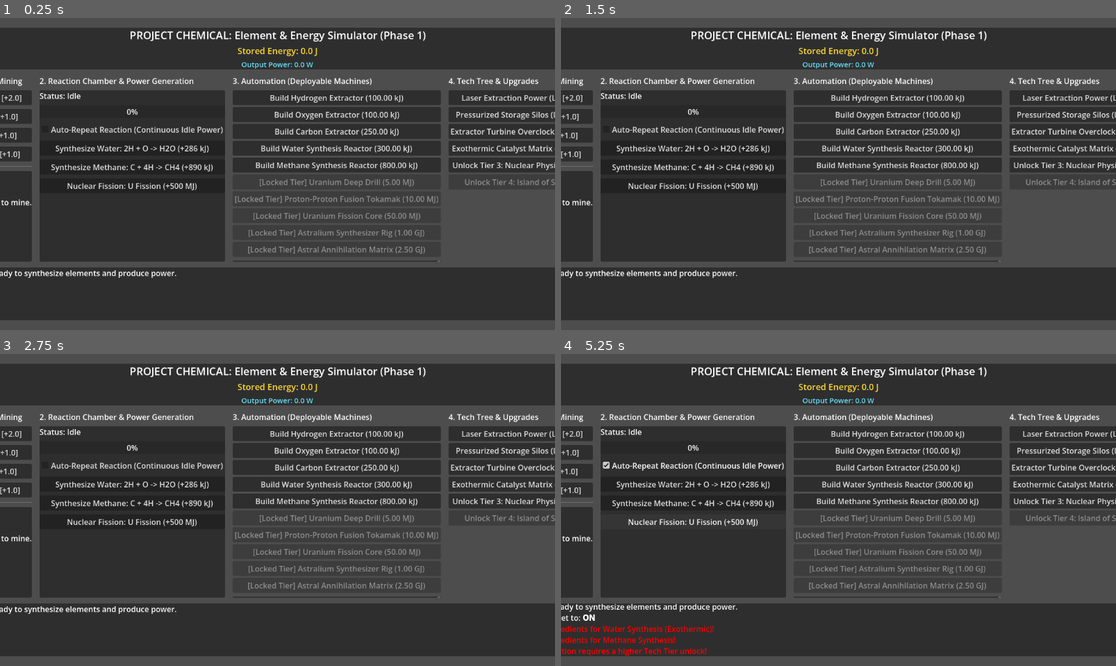
Above: before the commit, frames 1-4 (two rows, left to right).
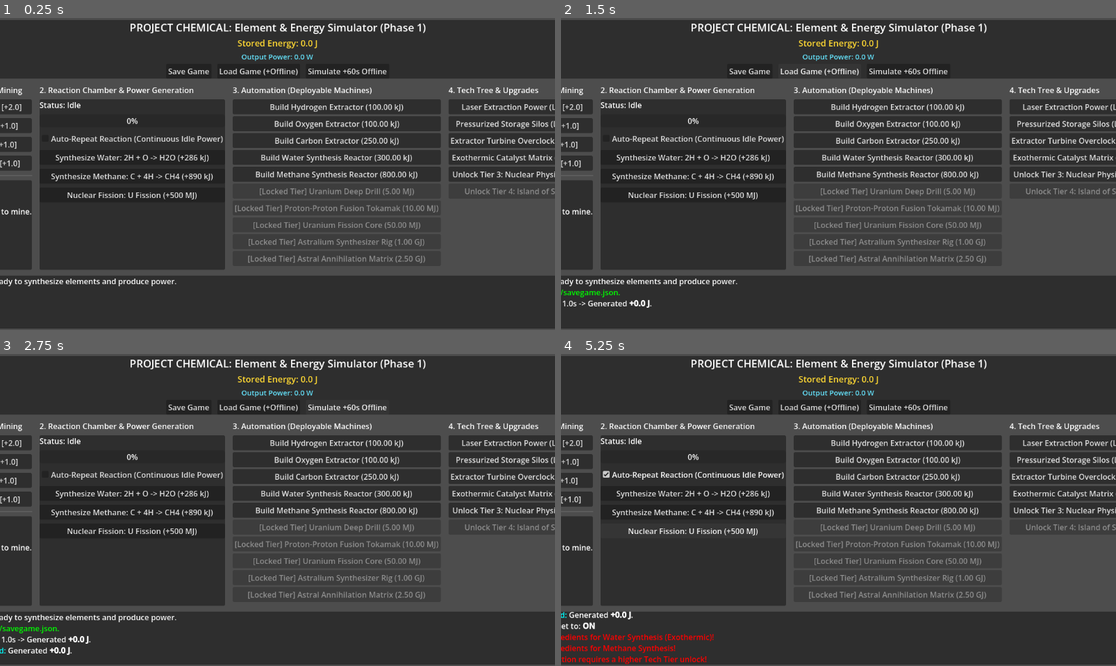
Above: after the commit, the same moments.

Repository: Aramanthy/project_chemical
Game: Godot game, scene res://src/scenes/main.tscn
The game is run twice, just before and just after one commit, with the same random seed, the same clock (stepped at 60 frames per second) and the same inputs.
Inputs (mouse positions are in pixels of both pictures, inside the frame that each line leads up to):
- Up to frame 1 (0.25 s): no input
- Up to frame 2 (1.5 s): click (749, 71) at 0.5 s, where only the run after the commit has a clickable "Save Game"; click (821, 71) at 1.25 s, where only the run after the commit has a clickable "Load Game (+Offline)"
- Up to frame 3 (2.75 s): click (349, 407) at 2 s, where only the run after the commit has a clickable "Simulate +60s Offline"
- Up to frame 4 (5.25 s): click "Auto-Repeat Reaction (Continu…" at 2.75 s; click "Synthesize Water: 2H + O -> H…" at 3.5 s; click "Synthesize Methane: C + 4H ->…" at 4.25 s; click "Nuclear Fission: U Fission (+…" at 5 s

The runs differ from the first frame. In frame 1, 27% of the frame differs, in the area x 0-100%, y 0-100%; in frame 2, 27%; in frame 3, 27%; in frame 4, 28%.

Commit message:
feat(persistence): add JSON save/load system and offline progress replay
- SaveSystem with to_dict/from_dict, file I/O, and bounded offline progress
- step_dt support in SimulationLoop
- Save / Load / Simulate +60s Offline UI controls in main scene
- 4 unit/integration tests in test_save_system.gd (49 total)

Diff:
--- a/src/scenes/main.gd
+++ b/src/scenes/main.gd
@@ -199,6 +199,37 @@
 	chamber.auto_repeat = button_pressed
 	_log("Auto-repeat reactor set to: [b]%s[/b]" % ("ON" if button_pressed else "OFF"))
 
+func _on_save_pressed() -> void:
+	if SaveSystem.save_to_file(game_state):
+		_log("[color=lime]Game saved to %s.[/color]" % SaveSystem.DEFAULT_SAVE_PATH)
+	else:
+		_log("[color=red]Failed to save game![/color]")
+
+func _on_load_pressed() -> void:
+	var res: Dictionary = SaveSystem.load_from_file(game_state, sim)
+	if not res.get("ok", false):
+		_log("[color=red]Load failed (%s).[/color]" % str(res.get("error", "unknown")))
+		return
+	game_state.sync_chamber_modifiers(chamber)
+	_update_energy_ui()
+	_update_inventory_ui()
+	_update_machine_list()
+	_update_upgrade_buttons()
+	var offline: Dictionary = res.get("offline", {})
+	var elapsed: float = float(offline.get("elapsed_seconds", 0.0))
+	var gained: float = float(offline.get("energy_gained", 0.0))
+	_log("[color=lime]Game loaded![/color] Offline %.1fs -> Generated [b]+%s[/b]." % [
+		elapsed, EnergySystem.format_joules(gained)
+	])
+
+func _on_simulate_offline_pressed() -> void:
+	var report: Dictionary = SaveSystem.apply_offline_progress(game_state, sim, 60.0)
+	_update_energy_ui()
+	_update_inventory_ui()
+	_update_machine_list()
+	_update_upgrade_buttons()
+	_log("[color=aqua]Offline +60s simulated:[/color] Generated [b]+%s[/b]." % EnergySystem.format_joules(report["energy_gained"]))
+
 func _trigger_recipe(recipe_id: String) -> void:
 	var recipe: Dictionary = ElementData.get_recipe(recipe_id)
 	if not game_state.is_recipe_unlocked(recipe_id):
--- a/src/scenes/main.tscn
+++ b/src/scenes/main.tscn
@@ -51,6 +51,23 @@
 text = "Output Power: 0.0 W"
 horizontal_alignment = 1
 
+[node name="SaveRow" type="HBoxContainer" parent="VBoxContainer/Header/VBox"]
+layout_mode = 2
+alignment = 1
+theme_override_constants/separation = 12
+
+[node name="SaveButton" type="Button" parent="VBoxContainer/Header/VBox/SaveRow"]
+layout_mode = 2
+text = "Save Game"
+
+[node name="LoadButton" type="Button" parent="VBoxContainer/Header/VBox/SaveRow"]
+layout_mode = 2
+text = "Load Game (+Offline)"
+
+[node name="OfflineButton" type="Button" parent="VBoxContainer/Header/VBox/SaveRow"]
+layout_mode = 2
+text = "Simulate +60s Offline"
+
 [node name="Body" type="HBoxContainer" parent="VBoxContainer"]
 layout_mode = 2
 size_flags_vertical = 3
@@ -196,3 +213,6 @@
 [connection signal="pressed" from="VBoxContainer/Body/RightCol/ChamberPanel/VBox/WaterBtn" to="." method="_on_start_water_reaction_pressed"]
 [connection signal="pressed" from="VBoxContainer/Body/RightCol/ChamberPanel/VBox/MethaneBtn" to="." method="_on_start_methane_reaction_pressed"]
 [connection signal="pressed" from="VBoxContainer/Body/RightCol/ChamberPanel/VBox/FissionBtn" to="." method="_on_start_fission_reaction_pressed"]
+[connection signal="pressed" from="VBoxContainer/Header/VBox/SaveRow/SaveButton" to="." method="_on_save_pressed"]
+[connection signal="pressed" from="VBoxContainer/Header/VBox/SaveRow/LoadButton" to="." method="_on_load_pressed"]
+[connection signal="pressed" from="VBoxContainer/Header/VBox/SaveRow/OfflineButton" to="." method="_on_simulate_offline_pressed"]
--- /dev/null
+++ b/src/systems/save_system.gd
@@ -0,0 +1,187 @@
+class_name SaveSystem
+extends RefCounted
+
+## Handles JSON state serialization, file persistence, and deterministic offline
+## progress replay for GameState.
+
+const SAVE_VERSION: int = 1
+const DEFAULT_SAVE_PATH: String = "user://savegame.json"
+const MAX_OFFLINE_SECONDS: float = 86400.0  # 24 hours cap
+const MAX_OFFLINE_STEPS: int = 2000
+
+## Serializes the entire GameState into a JSON-compatible Dictionary.
+static func to_dict(state: GameState, timestamp_unix: int = -1) -> Dictionary:
+	var saved_at: int = timestamp_unix if timestamp_unix >= 0 else int(Time.get_unix_time_from_system())
+	var machines_data: Array[Dictionary] = []
+	for m in state.machines:
+		var m_dict: Dictionary = {
+			"id": m.id,
+			"def_id": m.def_id,
+			"enabled": m.enabled
+		}
+		if m is ReactorMachine:
+			var rm := m as ReactorMachine
+			m_dict["chamber_state"] = int(rm.chamber.state)
+			m_dict["chamber_recipe"] = rm.chamber.active_recipe_id
+			m_dict["chamber_progress_sec"] = rm.chamber.current_progress_sec
+			m_dict["chamber_duration_sec"] = rm.chamber.total_duration_sec
+		machines_data.append(m_dict)
+
+	var result: Dictionary = {
+		"version": SAVE_VERSION,
+		"saved_at_unix": saved_at,
+		"energy": {
+			"current_joules": state.energy.current_energy_joules,
+			"lifetime_joules": state.energy.total_lifetime_energy
+		},
+		"inventory": {
+			"elements": state.inventory.elements.duplicate()
+		},
+		"tech_tree": {
+			"levels": state.tech_tree.levels.duplicate()
+		},
+		"machines": machines_data
+	}
+	if state.has_method("serialize_extra"):
+		result["extra"] = state.call("serialize_extra")
+	return result
+
+## Restores `state` from a Dictionary produced by `to_dict`. Returns true on success.
+static func from_dict(data: Dictionary, state: GameState) -> bool:
+	if not data.has("version") or not data.has("energy") or not data.has("inventory"):
+		return false
+
+	# 1. Restore TechTree first so storage capacity and multipliers are accurate
+	state.tech_tree.levels.clear()
+	var tech_data: Dictionary = data.get("tech_tree", {}).get("levels", {})
+	for k in tech_data.keys():
+		state.tech_tree.levels[str(k)] = int(tech_data[k])
+	state.apply_tech_modifiers()
+
+	# 2. Restore Energy
+	var energy_data: Dictionary = data.get("energy", {})
+	state.energy.current_energy_joules = max(0.0, float(energy_data.get("current_joules", 0.0)))
+	state.energy.total_lifetime_energy = max(
+		state.energy.current_energy_joules,
+		float(energy_data.get("lifetime_joules", state.energy.current_energy_joules))
+	)
+	state.energy.energy_changed.emit(state.energy.current_energy_joules, 0.0)
+
+	# 3. Restore Inventory
+	state.inventory.clear()
+	var elems: Dictionary = data.get("inventory", {}).get("elements", {})
+	for elem_id in elems.keys():
+		var amt: float = float(elems[elem_id])
+		if amt > PlayerInventory.EPSILON:
+			state.inventory.elements[str(elem_id)] = amt
+			state.inventory.inventory_updated.emit(str(elem_id), amt)
+	state.inventory.capacity_changed.emit(state.inventory.get_capacity_usage(), state.inventory.max_capacity)
+
+	# 4. Restore Deployed Machines
+	state.machines.clear()
+	state._next_machine_id = 1
+	var machines_list: Array = data.get("machines", [])
+	for item in machines_list:
+		if not (item is Dictionary):
+			continue
+		var m_dict: Dictionary = item
+		var def_id: String = str(m_dict.get("def_id", ""))
+		var machine: Machine = MachineCatalog.create(def_id)
+		if machine == null:
+			continue
+		machine.enabled = bool(m_dict.get("enabled", true))
+		state.add_machine(machine)
+		if m_dict.has("id"):
+			machine.id = int(m_dict["id"])
+			state._next_machine_id = max(state._next_machine_id, machine.id + 1)
+		if machine is ReactorMachine:
+			var rm := machine as ReactorMachine
+			var c_state: int = int(m_dict.get("chamber_state", ReactionChamber.State.IDLE))
+			if c_state == ReactionChamber.State.PROCESSING:
+				rm.chamber.state = ReactionChamber.State.PROCESSING
+				rm.chamber.active_recipe_id = str(m_dict.get("chamber_recipe", rm.recipe_id))
+				rm.chamber.current_progress_sec = float(m_dict.get("chamber_progress_sec", 0.0))
+				rm.chamber.total_duration_sec = max(0.05, float(m_dict.get("chamber_duration_sec", 1.0)))
+
+	if state.has_method("deserialize_extra") and data.has("extra"):
+		state.call("deserialize_extra", data["extra"])
+	return true
+
+## Simulates `elapsed_seconds` of offline production (clamped to `max_offline_seconds`).
+## Uses bounded step counts so even 24 hours completes in milliseconds.
+static func apply_offline_progress(
+		state: GameState,
+		sim: SimulationLoop,
+		elapsed_seconds: float,
+		max_offline_seconds: float = MAX_OFFLINE_SECONDS) -> Dictionary:
+	var clamped: float = clamp(elapsed_seconds, 0.0, max_offline_seconds)
+	var lifetime_before: float = state.energy.total_lifetime_energy
+	var current_before: float = state.energy.current_energy_joules
+	var steps_run: int = 0
+
+	if clamped > SimulationLoop.TIME_EPSILON:
+		var dt: float = max(SimulationLoop.FIXED_STEP, clamped / float(MAX_OFFLINE_STEPS))
+		var remaining: float = clamped
+		while remaining > SimulationLoop.TIME_EPSILON:
+			var step_size: float = min(dt, remaining)
+			sim.step_dt(step_size)
+			remaining -= step_size
+			steps_run += 1
+
+	return {
+		"elapsed_seconds": clamped,
+		"energy_gained": state.energy.total_lifetime_energy - lifetime_before,
+		"net_energy_delta": state.energy.current_energy_joules - current_before,
+		"steps_simulated": steps_run
+	}
+
+## Writes the serialized GameState as formatted JSON to `path`.
+static func save_to_file(
+		state: GameState,
+		path: String = DEFAULT_SAVE_PATH,
+		timestamp_unix: int = -1) -> bool:
+	var file: FileAccess = FileAccess.open(path, FileAccess.WRITE)
+	if file == null:
+		return false
+	var payload: Dictionary = to_dict(state, timestamp_unix)
+	file.store_string(JSON.stringify(payload, "\t"))
+	file.close()
+	return true
+
+## Loads GameState from `path` and optionally applies offline progress if `sim` is provided.
+static func load_from_file(
+		state: GameState,
+		sim: SimulationLoop = null,
+		path: String = DEFAULT_SAVE_PATH,
+		current_unix: int = -1) -> Dictionary:
+	if not FileAccess.file_exists(path):
+		return { "ok": false, "error": "file_not_found" }
+	var file: FileAccess = FileAccess.open(path, FileAccess.READ)
+	if file == null:
+		return { "ok": false, "error": "open_failed" }
+	var text: String = file.get_as_text()
+	file.close()
+
+	var parsed: Variant = JSON.parse_string(text)
+	if not (parsed is Dictionary):
+		return { "ok": false, "error": "invalid_json" }
+	var data: Dictionary = parsed
+	if not from_dict(data, state):
+		return { "ok": false, "error": "invalid_schema" }
+
+	var offline_report: Dictionary = {
+		"elapsed_seconds": 0.0,
+		"energy_gained": 0.0,
+		"net_energy_delta": 0.0,
+		"steps_simulated": 0
+	}
+	if sim != null and data.has("saved_at_unix"):
+		var now_ts: int = current_unix if current_unix >= 0 else int(Time.get_unix_time_from_system())
+		var elapsed: float = max(0.0, float(now_ts - int(data["saved_at_unix"])))
+		offline_report = apply_offline_progress(state, sim, elapsed)
+
+	return {
+		"ok": true,
+		"saved_at_unix": int(data.get("saved_at_unix", 0)),
+		"offline": offline_report
+	}
--- a/src/systems/simulation_loop.gd
+++ b/src/systems/simulation_loop.gd
@@ -28,7 +28,11 @@
 
 ## Runs exactly one fixed step. Machines update in build order for determinism.
 func step() -> void:
+	step_dt(FIXED_STEP)
+
+## Runs a single simulation step with an explicit delta `dt` (used by fixed-step and offline replay).
+func step_dt(dt: float) -> void:
 	for machine in state.machines:
-		machine.step(FIXED_STEP, state)
-	state.energy.update_tick(FIXED_STEP)
+		machine.step(dt, state)
+	state.energy.update_tick(dt)
 	total_steps += 1
--- /dev/null
+++ b/src/tests/test_save_system.gd
@@ -0,0 +1,77 @@
+extends TestCase
+
+const TEST_SAVE_PATH: String = "user://test_save_stage3.json"
+
+var state: GameState
+var sim: SimulationLoop
+
+func before_each() -> void:
+	state = GameState.new()
+	sim = SimulationLoop.new(state)
+	if FileAccess.file_exists(TEST_SAVE_PATH):
+		DirAccess.remove_absolute(ProjectSettings.globalize_path(TEST_SAVE_PATH))
+
+func test_round_trip_dict_preserves_full_state() -> void:
+	state.energy.add_energy(2500000.0)
+	assert_true(state.purchase_upgrade("mining_laser"))
+	assert_true(state.purchase_upgrade("storage_expansion"))
+	assert_true(state.purchase_upgrade("extractor_overclock"))
+	state.inventory.add_element("H", 42.5)
+	state.inventory.add_element("H2O", 12.0)
+	var m1: Machine = state.build_machine("extractor_h")
+	var m2: Machine = state.build_machine("reactor_water")
+	m1.enabled = false
+	sim.advance(0.5)
+
+	var saved: Dictionary = SaveSystem.to_dict(state, 1700000000)
+	var loaded_state := GameState.new()
+	assert_true(SaveSystem.from_dict(saved, loaded_state))
+
+	assert_almost_eq(loaded_state.energy.current_energy_joules, state.energy.current_energy_joules, 0.01)
+	assert_almost_eq(loaded_state.energy.total_lifetime_energy, state.energy.total_lifetime_energy, 0.01)
+	assert_almost_eq(loaded_state.inventory.max_capacity, 200.0)
+	assert_almost_eq(loaded_state.inventory.get_amount("H"), state.inventory.get_amount("H"), 0.001)
+	assert_almost_eq(loaded_state.inventory.get_amount("H2O"), state.inventory.get_amount("H2O"), 0.001)
+	assert_eq(loaded_state.tech_tree.get_level("mining_laser"), 1)
+	assert_eq(loaded_state.tech_tree.get_level("extractor_overclock"), 1)
+	assert_eq(loaded_state.machines.size(), 2)
+	assert_false(loaded_state.get_machine(m1.id).enabled)
+	assert_almost_eq((loaded_state.get_machine(m1.id) as AutoExtractor).rate_multiplier, 1.25)
+	assert_true(loaded_state.get_machine(m2.id) != null)
+
+func test_save_and_load_file_with_offline_progress() -> void:
+	state.energy.add_energy(500000.0)
+	for i in 2:
+		state.add_machine(MachineCatalog.create("extractor_h"))
+		state.add_machine(MachineCatalog.create("extractor_o"))
+	state.add_machine(MachineCatalog.create("reactor_water"))
+
+	assert_true(SaveSystem.save_to_file(state, TEST_SAVE_PATH, 1000))
+
+	var loaded_state := GameState.new()
+	var loaded_sim := SimulationLoop.new(loaded_state)
+	var res: Dictionary = SaveSystem.load_from_file(loaded_state, loaded_sim, TEST_SAVE_PATH, 1060)
+	assert_true(res.get("ok", false))
+	var offline: Dictionary = res["offline"]
+	assert_almost_eq(float(offline["elapsed_seconds"]), 60.0)
+	assert_true(float(offline["energy_gained"]) >= 286000.0 * 50.0, "60s offline should yield ~50+ water reactions")
+
+	if FileAccess.file_exists(TEST_SAVE_PATH):
+		DirAccess.remove_absolute(ProjectSettings.globalize_path(TEST_SAVE_PATH))
+
+func test_offline_progress_clamps_to_24_hours_and_stays_bounded() -> void:
+	state.energy.add_energy(10000000.0)
+	for i in 2:
+		state.add_machine(MachineCatalog.create("extractor_h"))
+		state.add_machine(MachineCatalog.create("extractor_o"))
+	state.add_machine(MachineCatalog.create("reactor_water"))
+
+	var report: Dictionary = SaveSystem.apply_offline_progress(state, sim, 999999.0)
+	assert_almost_eq(float(report["elapsed_seconds"]), SaveSystem.MAX_OFFLINE_SECONDS)
+	assert_true(int(report["steps_simulated"]) <= SaveSystem.MAX_OFFLINE_STEPS + 2)
+	assert_true(float(report["energy_gained"]) > 0.0)
+
+func test_load_missing_or_invalid_file_fails_gracefully() -> void:
+	var res: Dictionary = SaveSystem.load_from_file(state, sim, "user://definitely_missing_12345.json")
+	assert_false(res.get("ok", true))
+	assert_false(SaveSystem.from_dict({}, state))
Not shown, added: src/systems/save_system.gd.uid
Not shown, added: src/tests/test_save_system.gd.uid
Not shown, changed: CHANGELOG.md
Not shown, changed: GAME_DESIGN.md
